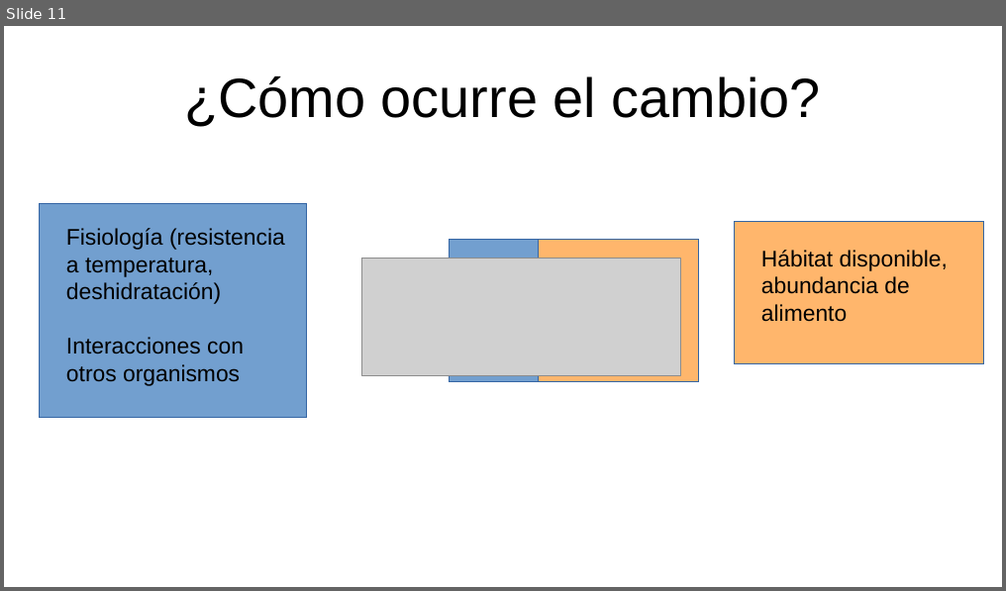
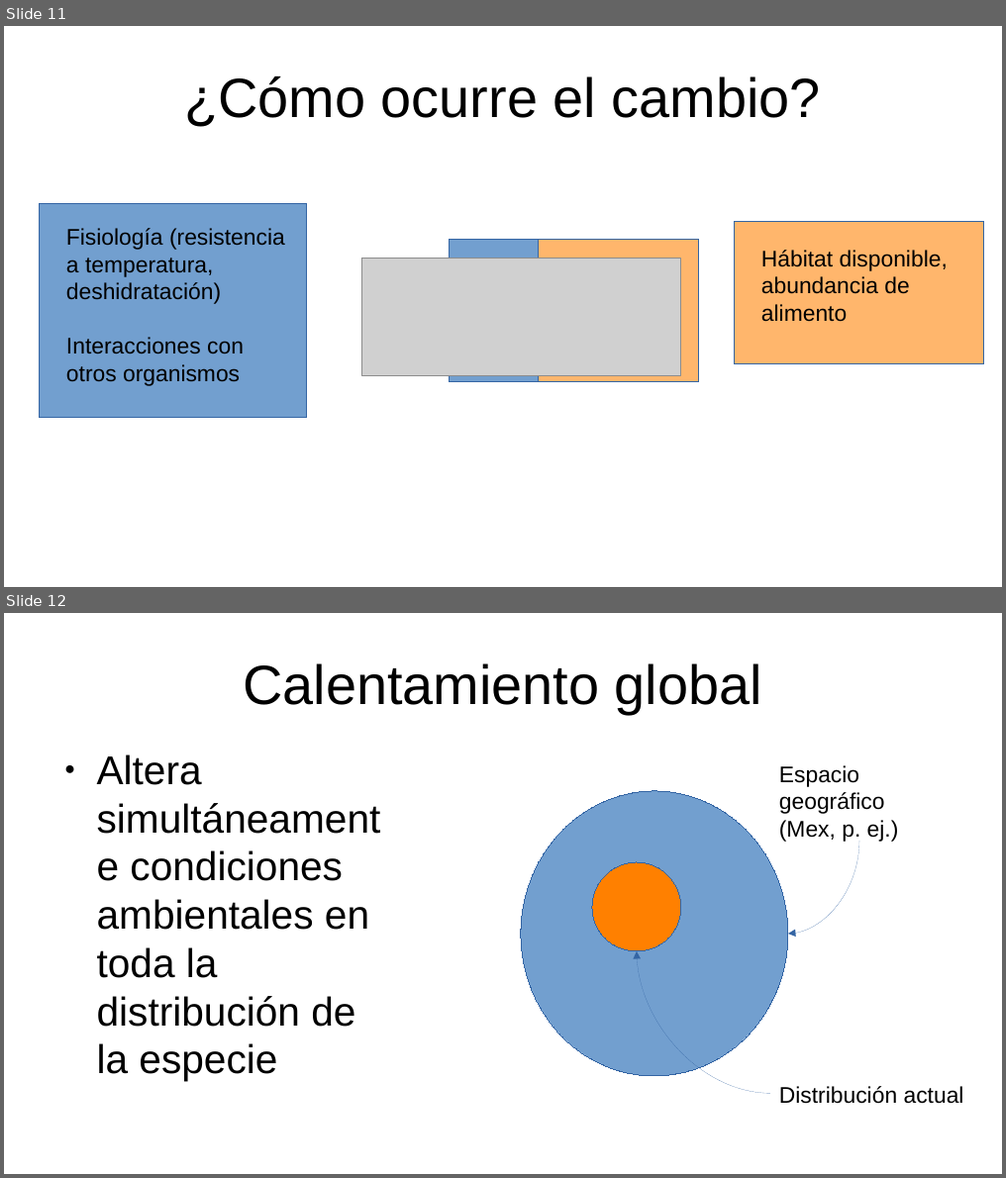
Before and after one commit to gerardommc/Ecologia-poblaciones, a slide deck: Unidad-5/Conservacion-meta.odp. Shown one above the other, each under a label of ours: slide 11 before the commit, slides 11 and 12 after it. The pictures are 1006x591 and 1006x1178 pixels, drawn with LibreOffice and Linux fonts; fonts in the diff are those of the drawing; grey boxes stand for pictures. Boxes give left, top, right and bottom in pixels: in the first picture for what was removed or moved away, otherwise in the second. Text is boxed around its words. In the diff, an @@ line names an element or a change of style, - is before the commit and + after.

```diff
--- a/Unidad-5/Conservacion-meta.odp
+++ b/Unidad-5/Conservacion-meta.odp
@@ slide 12 added at bbox=[4, 613, 1002, 1174], background #FFFFFF @@
@@ title added at bbox=[243, 663, 762, 714], 44 pt, text #000000 @@
+Calentamiento global
@@ text added at bbox=[97, 755, 369, 1081], 32 pt, text #000000 @@
+● Altera simultáneamente condiciones ambientales en toda la distribución de la especie
@@ text added at bbox=[779, 765, 899, 842], 18 pt, text #000000 @@
+Espacio geográfico (Mex, p. ej.)
@@ ellipse added at bbox=[521, 791, 788, 1076], fill #729FCF, outline #3465A4 0 pt @@
@@ curved arrow added from (859, 841) to (788, 934), #3465A4 0 pt @@
@@ ellipse added at bbox=[593, 862, 681, 952], fill #FF8000, outline #3465A4 0 pt @@
@@ curved arrow added from (770, 1094) to (637, 952), #3465A4 0 pt @@
@@ text added at bbox=[779, 1086, 964, 1104], 18 pt, text #000000 @@
+Distribución actual
```
Also in this commit, not shown: 14 other slides added, 1 slide removed, 11 other files.
